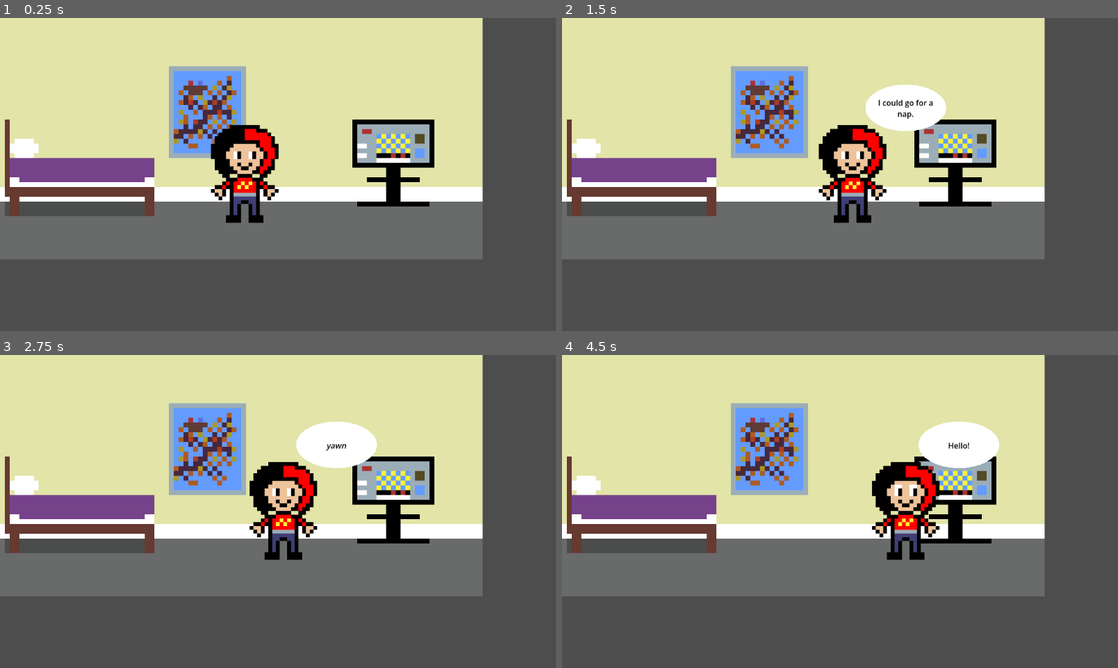
Above: before the commit, frames 1-4 (two rows, left to right).
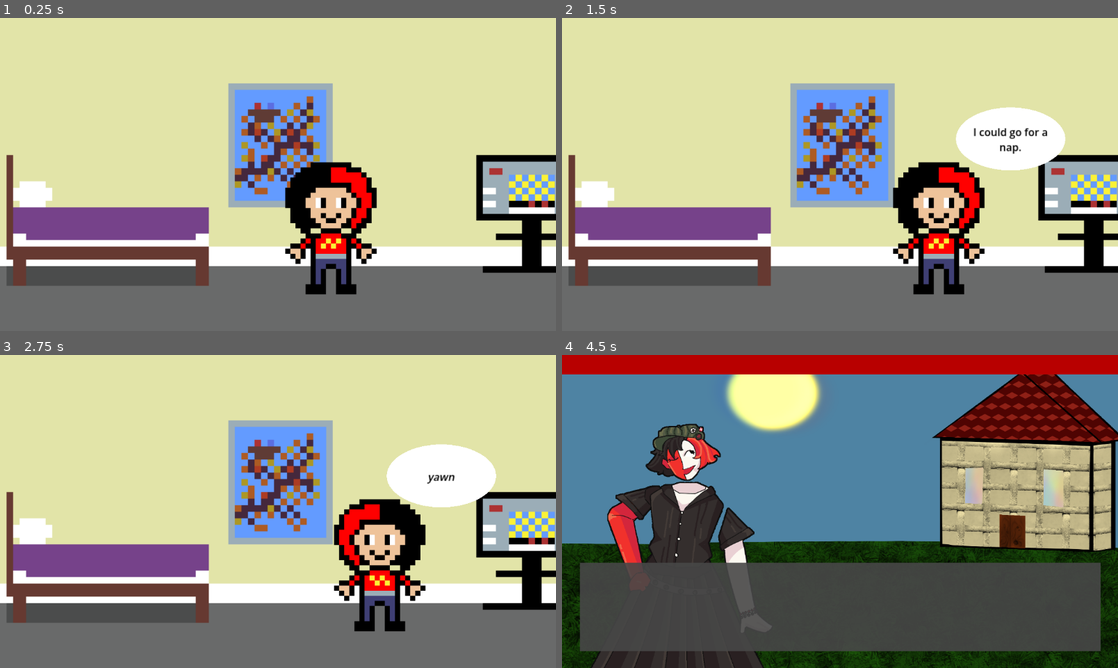
Above: after the commit, the same moments.

Repository: Nincorp100/Claragatchi
Game: Godot game, scene res://Scenes/main_room.tscn
Same seed, same stepped clock (60 frames per second), same inputs: the game is played once before the commit and once after it.
Inputs (mouse positions are in pixels of both pictures, inside the frame that each line leads up to):
- Up to frame 1 (0.25 s): no input
- Up to frame 2 (1.5 s): tap Enter (ui_accept) at 0.5, 0.77 s; move the mouse to (862, 108) at 0.52 s; hold Q (MainSelect) 0.53-1.28 s; hold D (MainMoveRight) from 0.53 s (still down); tap E (Blab) at 0.6 s; click (862, 108) at 0.67 s; move the mouse to (728, 190) at 1.27 s; tap Q (MainSelect) at 1.35 s
- Up to frame 3 (2.75 s): tap Enter (ui_accept) at 1.52 s; tap E (Blab) at 1.55, 2.1 s; move the mouse to (333, 442) at 2.02 s; release D (MainMoveRight) at 2.03 s; hold Left (MainMoveLeft) from 2.03 s (still down); hold Q (MainSelect) from 2.03 s (still down)
- Up to frame 4 (4.5 s): move the mouse to (812, 574) at 2.77 s; release Left (MainMoveLeft) at 2.78 s; release Q (MainSelect) at 2.78 s; hold D (MainMoveRight) 2.78-4.28 s; tap Q (MainSelect) at 2.85, 4.35 s; click (812, 574) at 2.92 s; tap Enter (ui_accept) at 3.02, 3.77 s; tap E (Blab) at 3.05, 3.6 s; move the mouse to (1006, 558) at 3.52 s; hold Q (MainSelect) 3.53-4.28 s; move the mouse to (673, 464) at 4.27 s; hold Left (MainMoveLeft) from 4.28 s (still down)

The runs differ from the first frame. In frame 1, 66% of the frame differs, in the area x 0-100%, y 0-100%; in frame 2, 69%; in frame 3, 68%; in frame 4, 82%.

Commit message:
These viewports will be the death of me, also edited code for main room tv and Clara areas to recognize overlap

Diff:
--- a/claragatchi!/Scenes/main_room.tscn
+++ b/claragatchi!/Scenes/main_room.tscn
@@ -61,6 +61,7 @@
 [sub_resource type="RectangleShape2D" id="RectangleShape2D_aldop"]
 
 [node name="Main Room" type="Node2D" unique_id=1856704980]
+scale = Vector2(1.3520033, 1.3520033)
 
 [node name="TextureRect" type="TextureRect" parent="." unique_id=75001255]
 offset_right = 40.0
@@ -160,16 +161,14 @@
 script = ExtResource("11_3cnas")
 
 [node name="PlayerAreaRect" type="CollisionShape2D" parent="MainClara/Clarea" unique_id=1169058634]
-light_mask = 4
-visibility_layer = 4
 z_index = 1
 shape = SubResource("RectangleShape2D_sk648")
 
 [node name="Walls" type="Node" parent="." unique_id=1800434122]
 
 [node name="Floor" type="StaticBody2D" parent="Walls" unique_id=546085940]
-position = Vector2(502, 436)
-scale = Vector2(1.0513, 1.2294)
+position = Vector2(684, 584)
+scale = Vector2(1.4113024, 1.2294)
 
 [node name="CollisionShape2D" type="CollisionShape2D" parent="Walls/Floor" unique_id=373092971]
 scale = Vector2(52, 1)
@@ -182,7 +181,7 @@
 shape = SubResource("RectangleShape2D_k0u3k")
 
 [node name="LeftWall" type="StaticBody2D" parent="Walls" unique_id=1815115890]
-position = Vector2(-5, 241)
+position = Vector2(0.9999995, 317)
 rotation = -1.5708
 scale = Vector2(0.489457, 0.572377)
 
@@ -197,7 +196,7 @@
 shape = SubResource("RectangleShape2D_k0u3k")
 
 [node name="RightWall" type="StaticBody2D" parent="Walls" unique_id=1619599516]
-position = Vector2(1005, 241)
+position = Vector2(1345, 317)
 rotation = -1.5708
 scale = Vector2(0.489457, 0.572377)
 
@@ -246,4 +245,4 @@
 
 [connection signal="timeout" from="MainClara/Blabs/BlabTime" to="MainClara/Blabs/BlabText" method="_on_blab_time_timeout"]
 [connection signal="area_entered" from="MainClara/Clarea" to="TVArea" method="_on_clarea_area_entered"]
-[connection signal="area_entered" from="TVArea" to="MainClara/Clarea" method="_on_tv_area_area_entered"]
+[connection signal="area_entered" from="TVArea" to="MainClara" method="_on_tv_area_area_entered"]
--- a/claragatchi!/Scenes/tv_news.tscn
+++ b/claragatchi!/Scenes/tv_news.tscn
@@ -5,7 +5,6 @@
 [ext_resource type="Script" uid="uid://o5a7oy2861kh" path="res://Scripts/ticker_text.gd" id="3_7wwto"]
 [ext_resource type="Texture2D" uid="uid://bs0uqec4yumvq" path="res://Art/WhiteEna.png" id="3_sig3r"]
 [ext_resource type="Script" uid="uid://dckks08x7phy6" path="res://Scripts/news_dialogue_text.gd" id="5_3ngfp"]
-
 
 [node name="tv_news" type="Node2D" unique_id=100191083]
 
--- a/claragatchi!/Scripts/main_clara.gd
+++ b/claragatchi!/Scripts/main_clara.gd
@@ -23,7 +23,10 @@
 		velocity.x = direction * SPEED
 	else:
 		velocity.x = move_toward(velocity.x, 0, SPEED)
-
+	if Input.is_action_just_pressed("MainMoveLeft"):
+		$IdleClara.flip_h = true
+	if Input.is_action_just_pressed("MainMoveRight"):
+		$IdleClara.flip_h = false
 	move_and_slide()
 
 
@@ -53,6 +56,8 @@
 	$Blabs/BlabTextBox.show()
 	$Blabs/BlabText.text = ""
 	$Notifications/NotificationText.text = minigame[2]
+	if Input.is_action_pressed("MainSelect"):
+		get_tree().change_scene_to_file("res://Scenes/tv_news.tscn")
 
 func _on_bed_area_area_entered(area: Area2D) -> void:
 	channel_index = minigame[0]
--- a/claragatchi!/Scripts/tv_area.gd
+++ b/claragatchi!/Scripts/tv_area.gd
@@ -12,5 +12,4 @@
 
 
 func _on_clarea_area_entered(area: Area2D) -> void:
-	if Input.is_action_just_pressed("MainSelect"):
-		get_tree().change_scene_to_file("res://Scenes/tv_news.tscn")
+	pass
Binary file added: claragatchi!/Art/Houseblend-colonly.glb
Not shown, added: claragatchi!/Art/Houseblend-colonly.glb.import
